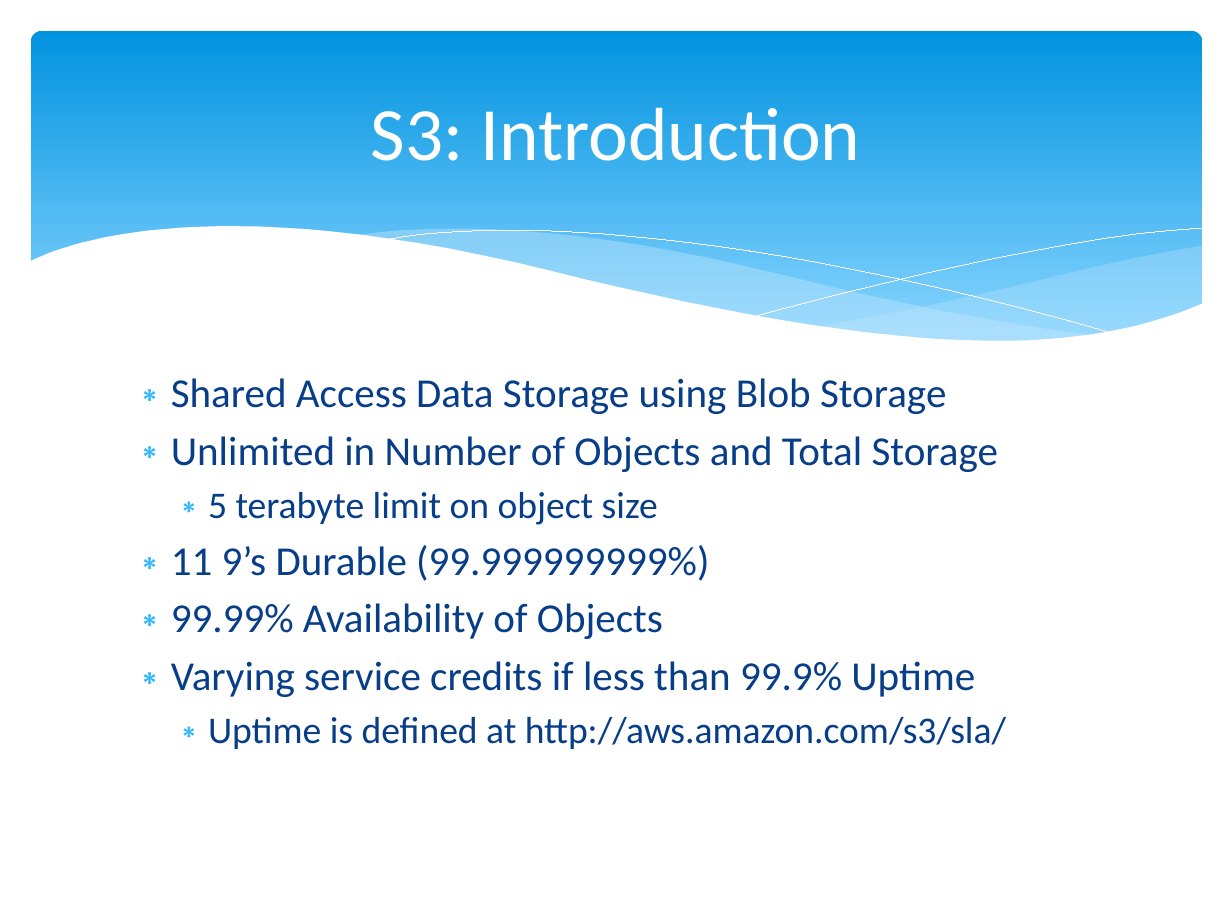
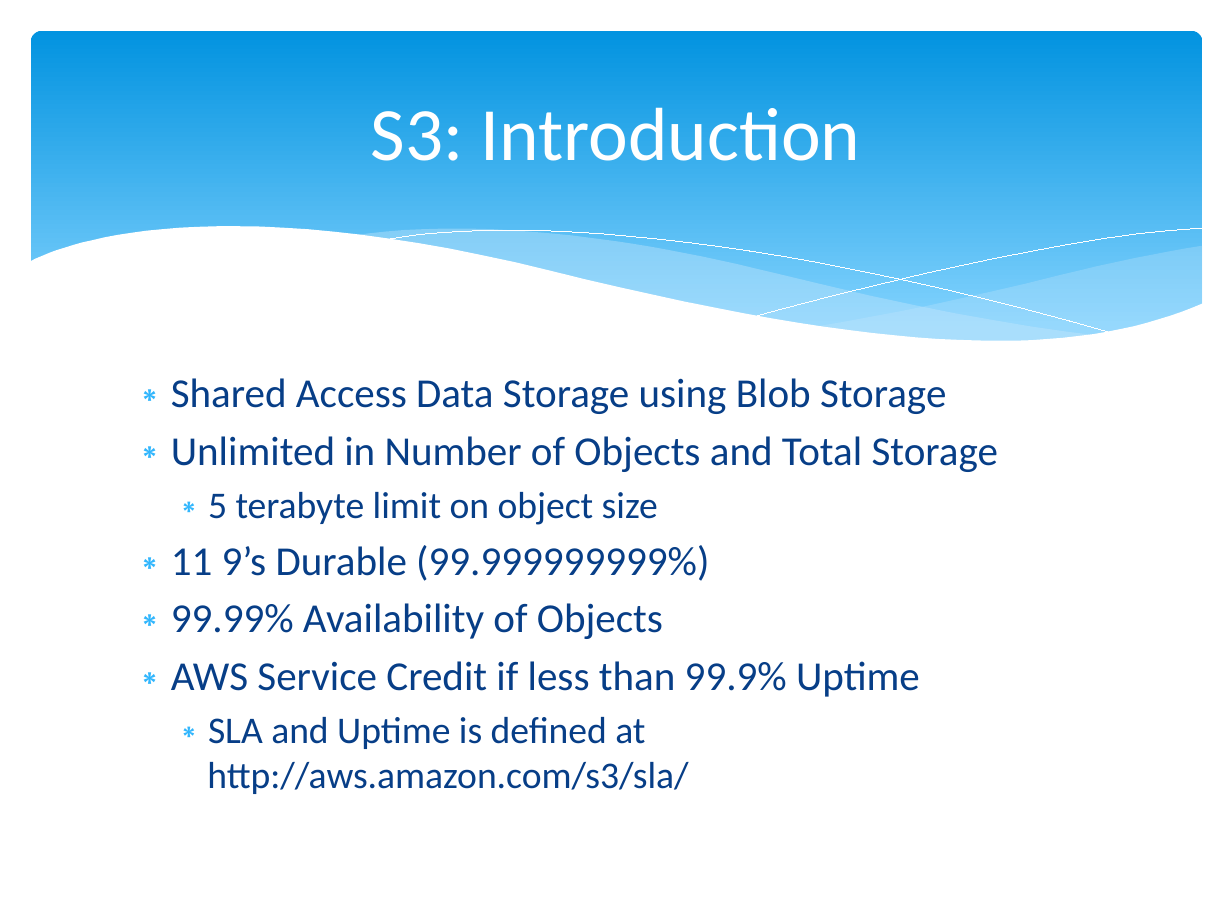
Before and after one commit to cloudavail/awstraining, a slide deck: slide 2 of aws-s3/aws-s3.pptx. Drawn at 1232x924 pixels with LibreOffice and Linux fonts; fonts in the diff are those of the drawing. Boxes give left, top, right and bottom in pixels: in the first picture for what was removed or moved away, otherwise in the second. Text is boxed around its words. In the diff, an @@ line names an element or a change of style, - is before the commit and + after.

```diff
--- a/aws-s3/aws-s3.pptx
+++ b/aws-s3/aws-s3.pptx
@@ text at (171,661,920,794): text changed @@
-∗ Varying service credits if less than 99.9% Uptime
-  ∗ Uptime is defined at http://aws.amazon.com/s3/sla/
+∗ AWS Service Credit if less than 99.9% Uptime
+  ∗ SLA and Uptime is defined at http://aws.amazon.com/s3/sla/
```
Also in this commit, not shown: 8 other slides changed, 2 slides added.
